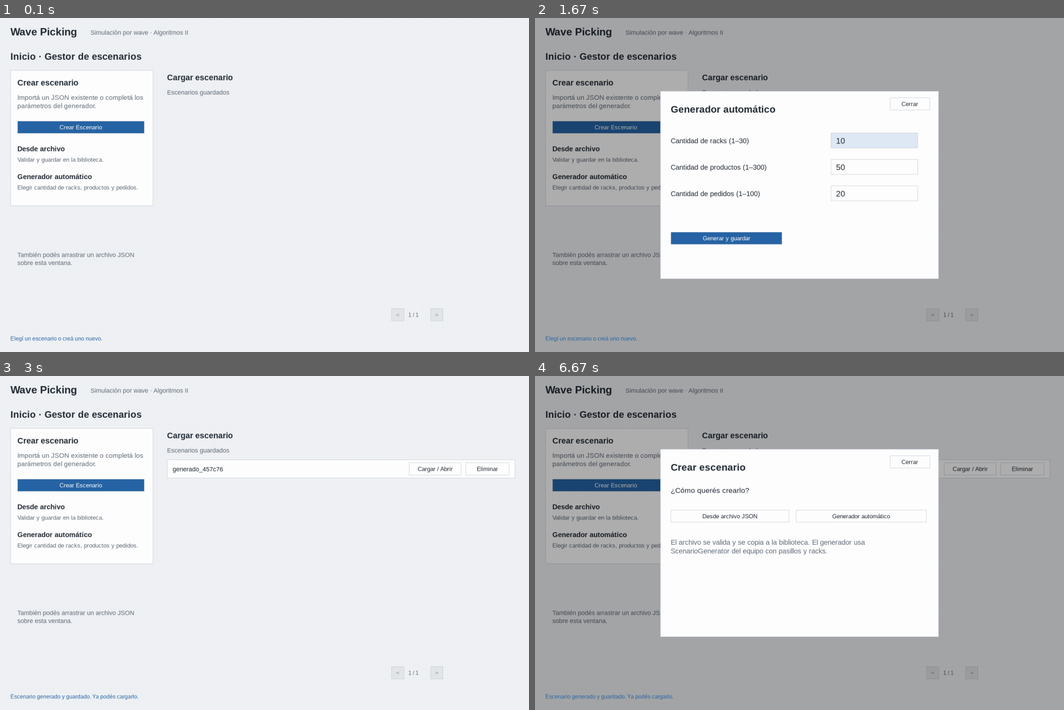
Above: before the commit, frames 1-4 (two rows, left to right).
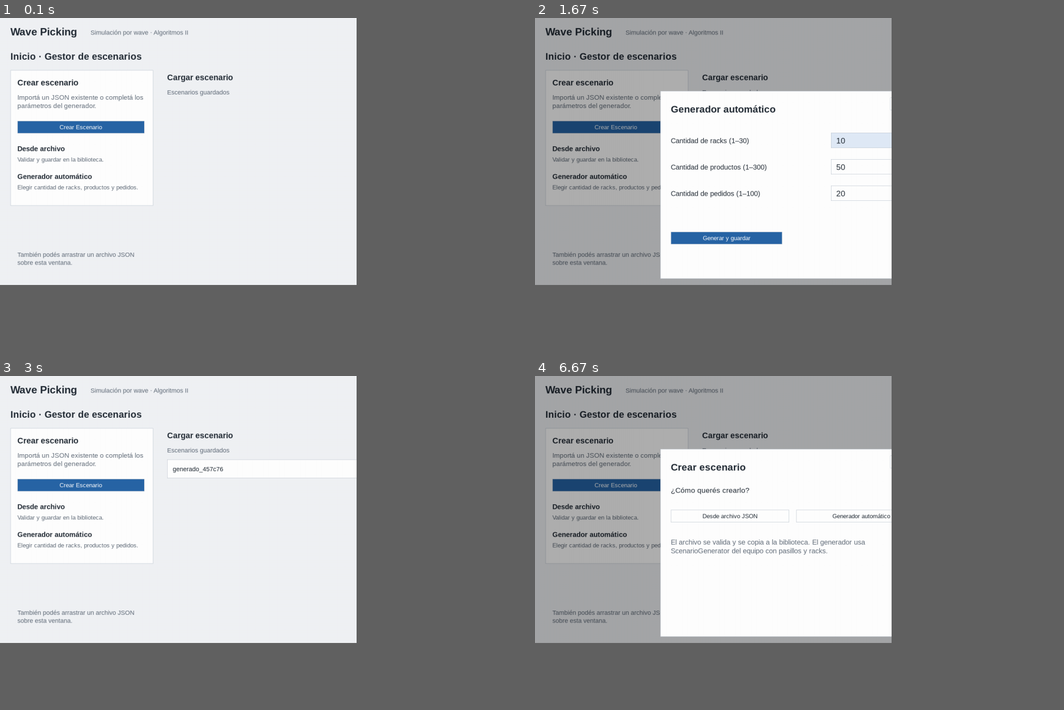
Above: after the commit, the same moments.

Repository: exespartan32/Algoritmos2_proyecto_final
Game: pygame game, started from gui.py
Two runs of this game, one before a commit and one after it. Both use one fixed random seed, a clock stepped at 60 frames per second and the inputs below.
Inputs (mouse positions are in pixels of both pictures, inside the frame that each line leads up to):
- Up to frame 1 (0.1 s): no input
- Up to frame 2 (1.67 s): click "Crear Escenario" at 0.38 s; click (889, 104) at 0.72 s; click "Crear Escenario" at 1.05 s; click "Generador automático" at 1.38 s
- Up to frame 3 (3 s): click "Generar y guardar" at 1.72 s
- Up to frame 4 (6.67 s): click (635, 486) at 6.55 s
In our replay, the window is 899x568 before the commit and 606x454 after it. These sizes can differ from the game's own. Grey fills any space a smaller window leaves; there, only what the larger window draws over its background counts as a difference.

The runs differ from the first frame. In frame 1, 0.6% of the frame differs, in the area x 2-84%, y 4-98%; in frame 2, 5.8%; in frame 3, 0.8%; in frame 4, 5.9%, in the area x 2-95%, y 17-98%.

Commit message:
Ajuste de resolución en Pygame y unificación final del proyecto

Diff:
--- a/FrontEnd/views/pygame_engine.py
+++ b/FrontEnd/views/pygame_engine.py
@@ -28,9 +28,7 @@
     def __init__(self, library=None):
         pygame.init()
         pygame.display.set_caption("Wave Picking - Algoritmos II")
-        self.screen = pygame.display.set_mode(
-            (1520, 960), pygame.SCALED | pygame.RESIZABLE
-        )
+        self.screen = pygame.display.set_mode((1024, 768), pygame.RESIZABLE)
         self.fonts = {}
         self.buttons = []
         self.running = True
